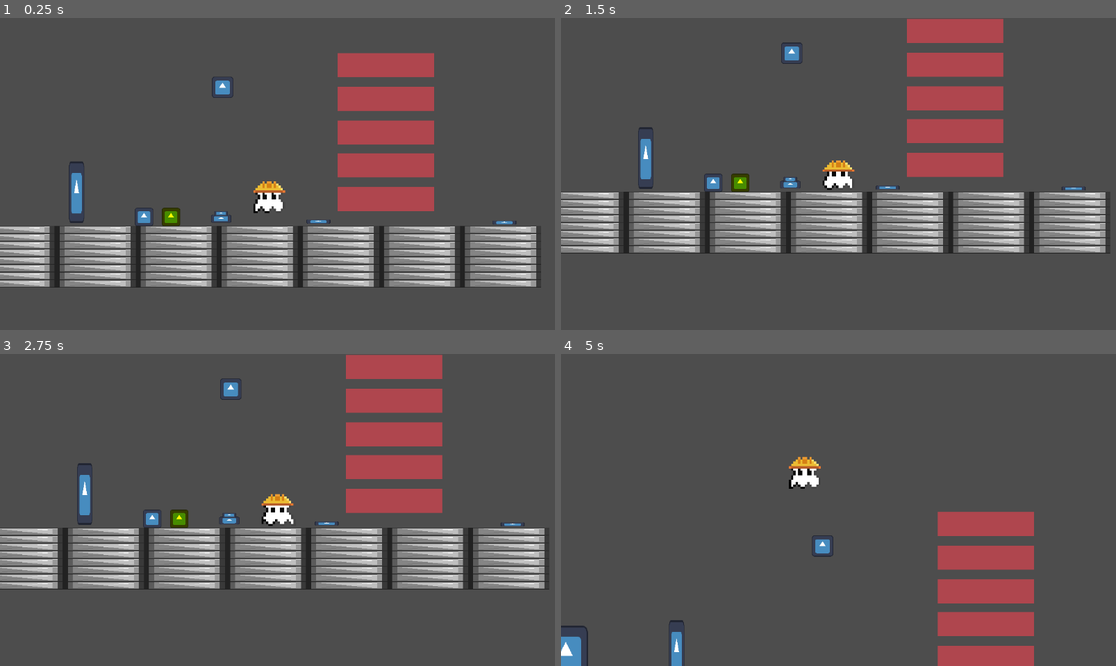
Above: before the commit, frames 1-4 (two rows, left to right).
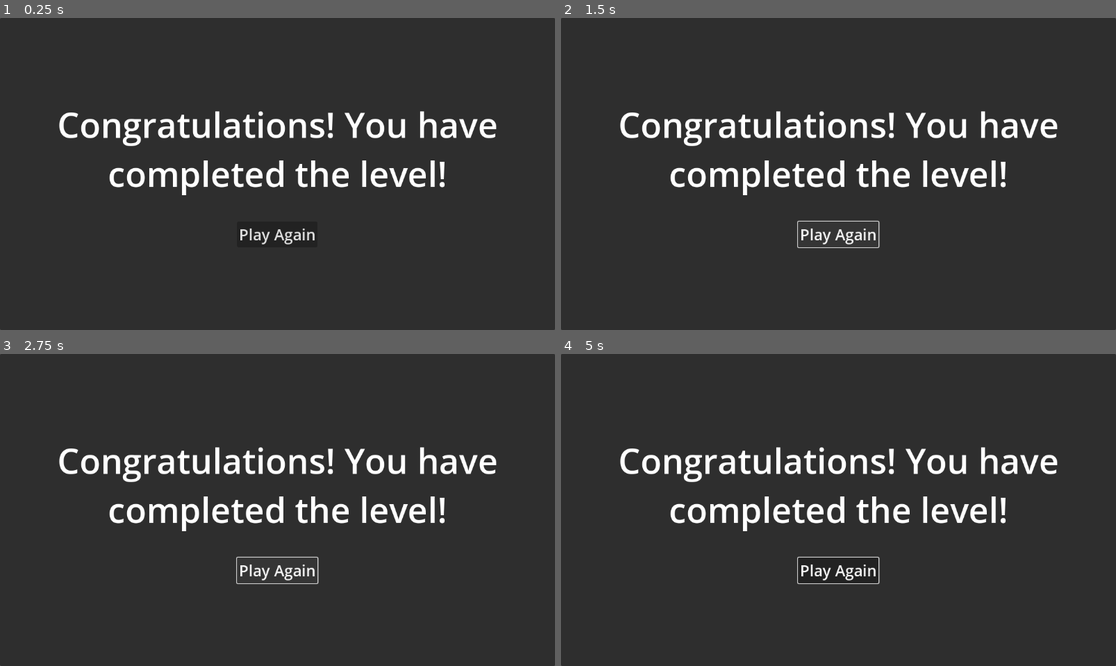
Above: after the commit, the same moments.

Repository: Monczak/warsztatyletni2025
Game: Godot game, scene res://src/Root.tscn
The game is run twice, just before and just after one commit, with the same random seed, the same clock (stepped at 60 frames per second) and the same inputs. The engine's default icon, where the game draws it, is replaced by a stand-in: a white triangle on a blue panel in a dark square.
Inputs (mouse positions are in pixels of both pictures, inside the frame that each line leads up to):
- Up to frame 1 (0.25 s): no input
- Up to frame 2 (1.5 s): click (838, 233) at 0.5 s, where only the run after the commit has a clickable "Play Again"; click (838, 233) at 1.25 s, where only the run after the commit has a clickable "Play Again"
- Up to frame 3 (2.75 s): click (277, 569) at 2 s, where only the run after the commit has a clickable "Play Again"
- Up to frame 4 (5 s): move the mouse to (960, 494) at 2.77 s; hold Up (Jump) 2.78-3.53 s; hold Right (MoveRight) 2.78-4.28 s; tap Z (Interact) at 2.85, 3.8, 4.35 s; click (960, 494) at 2.92 s; move the mouse to (727, 525) at 3.52 s; tap Up (Jump) at 3.6, 3.77, 4.07 s; move the mouse to (894, 441) at 4.27 s; hold Left (MoveLeft) from 4.28 s (still down); hold Up (Jump) from 4.28 s (still down)

The runs differ from the first frame. In frame 1, 95% of the frame differs, in the area x 0-100%, y 0-100%; in frame 2, 95%; in frame 3, 95%; in frame 4, 99%.
Error after the commit: Parse Error: Could not parse global class "Player" from "res://src/objects/Player.gd". (res://src/singletons/Game.gd:28)

Commit message:
Cherrypick background

Diff:
--- a/src/MonczakWorld.tscn
+++ b/src/MonczakWorld.tscn
@@ -1,6 +1,7 @@
-[gd_scene load_steps=2 format=3 uid="uid://cg3wme6btdskh"]
+[gd_scene load_steps=3 format=3 uid="uid://cg3wme6btdskh"]
 
 [ext_resource type="PackedScene" uid="uid://b307l3jmiw4cv" path="res://src/World.tscn" id="1_rodkb"]
+[ext_resource type="PackedScene" uid="uid://cc54w6n5ncad1" path="res://src/objects/Player.tscn" id="2_ndp7v"]
 
 [node name="World" instance=ExtResource("1_rodkb")]
 
--- a/src/SosivoWorld.tscn
+++ b/src/SosivoWorld.tscn
@@ -1,6 +1,7 @@
-[gd_scene load_steps=2 format=3 uid="uid://bcw3a4jrumaua"]
+[gd_scene load_steps=3 format=3 uid="uid://bcw3a4jrumaua"]
 
 [ext_resource type="PackedScene" uid="uid://b307l3jmiw4cv" path="res://src/World.tscn" id="1_i0g0t"]
+[ext_resource type="PackedScene" uid="uid://cc54w6n5ncad1" path="res://src/objects/Player.tscn" id="2_tbmnw"]
 
 [node name="World" instance=ExtResource("1_i0g0t")]
 
@@ -13,4 +14,9 @@
 [node name="MovingPlatform" parent="Level" index="4"]
 position = Vector2(306, 68)
 
+[node name="Player" parent="." index="2" instance=ExtResource("2_tbmnw")]
+position = Vector2(2, 16)
+animation_speed_idle = 5.0
+animation_speed_full_speed = 5.0
+
 [editable path="Level"]
--- a/src/World.tscn
+++ b/src/World.tscn
@@ -11,10 +11,9 @@
 script = ExtResource("1_fbkx8")
 player_tscn = ExtResource("2_2o6v2")
 
-[node name="Camera2D" type="Camera2D" parent="." node_paths=PackedStringArray("target")]
+[node name="Camera2D" type="Camera2D" parent="."]
 script = ExtResource("1_5iml6")
 acceleration = 5
-target = NodePath("../Level/Player")
 
 [node name="Level" parent="." instance=ExtResource("1_kbm2b")]
 
--- a/src/objects/Box.gd
+++ b/src/objects/Box.gd
@@ -3,10 +3,10 @@
 
 
 func on_interaction():
-    super.on_interaction()
-    print("On Interaction!")
+	super.on_interaction()
+	print("On Interaction!")
 
 
 func off_interaction():
-    super.off_interaction()
-    print("Off Interaction!")
+	super.off_interaction()
+	print("Off Interaction!")
--- a/src/objects/Box.tscn
+++ b/src/objects/Box.tscn
@@ -1,10 +1,10 @@
 [gd_scene load_steps=4 format=3 uid="uid://j0lb6kqeeuos"]
 
 [ext_resource type="Script" path="res://src/objects/Box.gd" id="1_ht6cj"]
-[ext_resource type="Texture2D" uid="uid://cabwwfn2u5qlb" path="res://icon.svg" id="2_hfy23"]
+[ext_resource type="Texture2D" uid="uid://ce37ffpagcawq" path="res://images/MetalicTile.png" id="2_es3p4"]
 
 [sub_resource type="RectangleShape2D" id="RectangleShape2D_f1gty"]
-size = Vector2(38, 38)
+size = Vector2(32, 32)
 
 [node name="Box" type="RigidBody2D"]
 z_index = 5
@@ -13,8 +13,8 @@
 script = ExtResource("1_ht6cj")
 
 [node name="Sprite2D" type="Sprite2D" parent="."]
-scale = Vector2(0.296875, 0.296875)
-texture = ExtResource("2_hfy23")
+scale = Vector2(2, 2)
+texture = ExtResource("2_es3p4")
 
 [node name="CollisionShape2D" type="CollisionShape2D" parent="."]
 shape = SubResource("RectangleShape2D_f1gty")
--- a/src/objects/Button.gd
+++ b/src/objects/Button.gd
@@ -24,32 +24,32 @@
 
 # Called when the node enters the scene tree for the first time.
 func _ready() -> void:
-    press_area.body_entered.connect(_on_press_area_entered)
-    press_area.body_exited.connect(_on_press_area_exited)
-    moving_part.set_can_sleep(false)
-    _orig_moving_part_pos = moving_part.position
+	press_area.body_entered.connect(_on_press_area_entered)
+	press_area.body_exited.connect(_on_press_area_exited)
+	moving_part.set_can_sleep(false)
+	_orig_moving_part_pos = moving_part.position
 
 
 # Called every frame. 'delta' is the elapsed time since the previous frame.
 func _process(delta: float) -> void:
-    _pressed = len(_pressing_objs)
+	_pressed = len(_pressing_objs)
 
-    _state = moving_part.position.y - _orig_moving_part_pos.y > press_threshold
-    if _state and not _prev_state:
-        trigger_interactions(true)
-    elif not _state and _prev_state:
-        trigger_interactions(false)
-    _prev_state = _state
+	_state = moving_part.position.y - _orig_moving_part_pos.y > press_threshold
+	if _state and not _prev_state:
+		trigger_interactions(true)
+	elif not _state and _prev_state:
+		trigger_interactions(false)
+	_prev_state = _state
 
 
 func _on_press_area_entered(body: Node2D) -> void:
-    _pressing_objs.append(body)
+	_pressing_objs.append(body)
 
 
 func _on_press_area_exited(body: Node2D) -> void:
-    _pressing_objs.erase(body)
+	_pressing_objs.erase(body)
 
 
 func _physics_process(delta: float) -> void:
-    var dir := Vector2.DOWN if _pressed else Vector2.UP
-    moving_part.apply_central_force(button_force * dir)
+	var dir := Vector2.DOWN if _pressed else Vector2.UP
+	moving_part.apply_central_force(button_force * dir)
--- a/src/objects/Button.tscn
+++ b/src/objects/Button.tscn
@@ -1,16 +1,17 @@
-[gd_scene load_steps=6 format=3 uid="uid://yh50ob3gsxfb"]
+[gd_scene load_steps=7 format=3 uid="uid://yh50ob3gsxfb"]
 
-[ext_resource type="Texture2D" uid="uid://cabwwfn2u5qlb" path="res://icon.svg" id="1_1pseh"]
 [ext_resource type="Script" path="res://src/objects/Button.gd" id="1_oyj55"]
+[ext_resource type="Texture2D" uid="uid://blcajq17xmuuo" path="res://images/ButtonDownPart.png" id="2_13rx2"]
+[ext_resource type="Texture2D" uid="uid://foii74pvx7av" path="res://images/ButtonUpPart.png" id="3_862g8"]
 
 [sub_resource type="RectangleShape2D" id="RectangleShape2D_djdu7"]
-size = Vector2(42, 16)
+size = Vector2(20, 8)
 
 [sub_resource type="RectangleShape2D" id="RectangleShape2D_wqd3i"]
-size = Vector2(28, 10)
+size = Vector2(12, 8)
 
 [sub_resource type="RectangleShape2D" id="RectangleShape2D_wxp0a"]
-size = Vector2(30, 20)
+size = Vector2(16, 20)
 
 [node name="Button" type="StaticBody2D"]
 collision_layer = 2
@@ -19,10 +20,13 @@
 button_force = 4000.0
 
 [node name="Sprite2D" type="Sprite2D" parent="."]
-scale = Vector2(0.328125, 0.125)
-texture = ExtResource("1_1pseh")
+modulate = Color(1, 0.560784, 0.403922, 1)
+position = Vector2(0, -8)
+scale = Vector2(2, 2)
+texture = ExtResource("2_13rx2")
 
 [node name="CollisionShape2D" type="CollisionShape2D" parent="."]
+position = Vector2(0, 4)
 shape = SubResource("RectangleShape2D_djdu7")
 
 [node name="MovingPart" type="RigidBody2D" parent="."]
@@ -35,10 +39,12 @@
 max_contacts_reported = 10
 
 [node name="Sprite2D" type="Sprite2D" parent="MovingPart"]
-scale = Vector2(0.21875, 0.078125)
-texture = ExtResource("1_1pseh")
+modulate = Color(0.820008, 0, 0.294602, 1)
+scale = Vector2(2, 2)
+texture = ExtResource("3_862g8")
 
 [node name="CollisionShape2D" type="CollisionShape2D" parent="MovingPart"]
+position = Vector2(0, 8)
 shape = SubResource("RectangleShape2D_wqd3i")
 
 [node name="GrooveJoint2D" type="GrooveJoint2D" parent="."]
@@ -53,5 +59,5 @@
 collision_mask = 5
 
 [node name="CollisionShape2D" type="CollisionShape2D" parent="PressArea"]
-position = Vector2(0, -13)
+position = Vector2(0, -7)
 shape = SubResource("RectangleShape2D_wxp0a")
--- a/src/objects/Exit.gd
+++ b/src/objects/Exit.gd
@@ -4,9 +4,9 @@
 
 
 func _ready() -> void:
-    trigger_area.body_entered.connect(_on_trigger_area_entered)
+	trigger_area.body_entered.connect(_on_trigger_area_entered)
 
 
 func _on_trigger_area_entered(body: Node2D) -> void:
-    if body is Player:
-        Game.handle_victory()
+	if body is Player:
+		Game.handle_victory()
--- a/src/objects/Player.gd
+++ b/src/objects/Player.gd
@@ -31,44 +31,44 @@
 
 
 func _calculate_gravity() -> Vector2:
-    var gravity := get_gravity()
-    var is_jumping = Input.is_action_pressed("Jump")
+	var gravity := get_gravity()
+	var is_jumping = Input.is_action_pressed("Jump")
 
-    if is_jumping and velocity.y < -0.01:
-        gravity *= jump_gravity_multiplier
-    elif velocity.y < -0.01:
-        gravity *= fall_gravity_multiplier
+	if is_jumping and velocity.y < -0.01:
+		gravity *= jump_gravity_multiplier
+	elif velocity.y < -0.01:
+		gravity *= fall_gravity_multiplier
 
-    return gravity
+	return gravity
 
 
 func _on_body_entered_interaction_area(body: Node2D) -> void:
-    if body is PlayerInteractable:
-        _player_interactables.append(body)
+	if body is PlayerInteractable:
+		_player_interactables.append(body)
 
 
 func _on_body_exited_interaction_area(body: Node2D) -> void:
-    if body is PlayerInteractable:
-        _player_interactables.erase(body)
+	if body is PlayerInteractable:
+		_player_interactables.erase(body)
 
 
 func _interact() -> void:
-    if _grabbed_interactable != null:
-        _grabbed_interactable.unfix_position()
-        _grabbed_interactable.off_interaction()
-        _grabbed_interactable = null
-    else:
-        if len(_player_interactables) == 0:
-            return
+	if _grabbed_interactable != null:
+		_grabbed_interactable.unfix_position()
+		_grabbed_interactable.off_interaction()
+		_grabbed_interactable = null
+	else:
+		if len(_player_interactables) == 0:
+			return
 
-        var nearest_interactable = _player_interactables[0]
-        for interactable in _player_interactables:
-            var distance: float = (interactable.position - position).length()
-            if distance < (nearest_interactable.position - position).length():
-                nearest_interactable = interactable
+		var nearest_interactable = _player_interactables[0]
+		for interactable in _player_interactables:
+			var distance: float = (interactable.position - position).length()
+			if distance < (nearest_interactable.position - position).length():
+				nearest_interactable = interactable
 
-        _grabbed_interactable = nearest_interactable
-        _grabbed_interactable.on_interaction()
+		_grabbed_interactable = nearest_interactable
+		_grabbed_interactable.on_interaction()
 
 
 func _ready() -> void:
@@ -82,24 +82,24 @@
 
 
 func _process(delta: float) -> void:
-    if Input.is_action_just_pressed("Interact"):
-        _interact()
+	if Input.is_action_just_pressed("Interact"):
+		_interact()
 
-    if _grabbed_interactable != null:
-        _grabbed_interactable.fix_position(grab_point.global_position, velocity)
+	if _grabbed_interactable != null:
+		_grabbed_interactable.fix_position(grab_point.global_position, velocity)
 
-    _animate_sprite()
+	_animate_sprite()
 
 
 func _animate_sprite() -> void:
-    var time = Time.get_ticks_msec() / 1000.0
-    var vel_ratio = inverse_lerp(0, max_speed, abs(velocity.x))
-    var anim_speed = lerp(animation_speed_idle, animation_speed_full_speed, vel_ratio)
+	var time = Time.get_ticks_msec() / 1000.0
+	var vel_ratio = inverse_lerp(0, max_speed, abs(velocity.x))
+	var anim_speed = lerp(animation_speed_idle, animation_speed_full_speed, vel_ratio)
 
-    if velocity.x < -0.01:
-        _facing_right = false
-    elif velocity.x > 0.01:
-        _facing_right = true
+	if velocity.x < -0.01:
+		_facing_right = false
+	elif velocity.x > 0.01:
+		_facing_right = true
 
     if time - _last_frame_change_time > 1.0 / anim_speed:
         _current_frame += -1 if _facing_right else 1
@@ -110,30 +110,30 @@
 
 
 func _physics_process(delta: float) -> void:
-    if not is_on_floor():
-        velocity += _calculate_gravity() * delta
+	if not is_on_floor():
+		velocity += _calculate_gravity() * delta
 
-    if _apply_impulse_velocity:
-        velocity = _impulse_velocity
-        _apply_impulse_velocity = false
+	if _apply_impulse_velocity:
+		velocity = _impulse_velocity
+		_apply_impulse_velocity = false
 
-    if Input.is_action_just_pressed("Jump") and _controls_enabled and is_on_floor():
-        velocity.y = jump_velocity
+	if Input.is_action_just_pressed("Jump") and _controls_enabled and is_on_floor():
+		velocity.y = jump_velocity
 
-    var direction := Input.get_axis("MoveLeft", "MoveRight")
-    if direction and _controls_enabled:
-        velocity.x = move_toward(velocity.x, direction * max_speed, acceleration * delta)
-    else:
-        velocity.x = move_toward(velocity.x, 0, acceleration * delta)
+	var direction := Input.get_axis("MoveLeft", "MoveRight")
+	if direction and _controls_enabled:
+		velocity.x = move_toward(velocity.x, direction * max_speed, acceleration * delta)
+	else:
+		velocity.x = move_toward(velocity.x, 0, acceleration * delta)
 
-    move_and_slide()
+	move_and_slide()
 
 
 func apply_impulse_velocity(vel: Vector2) -> void:
-    _apply_impulse_velocity = true
-    _impulse_velocity = vel
+	_apply_impulse_velocity = true
+	_impulse_velocity = vel
 
 
 func _on_death() -> void:
-    print("I am dead")
-    Game.handle_player_death()
+	print("I am dead")
+	Game.handle_player_death()
--- a/src/objects/Player.tscn
+++ b/src/objects/Player.tscn
@@ -4,11 +4,11 @@
 [ext_resource type="Texture2D" uid="uid://dlkmnkpb2xxfu" path="res://images/Ghost.png" id="2_vclgv"]
 
 [sub_resource type="CapsuleShape2D" id="CapsuleShape2D_buivh"]
-radius = 37.0
-height = 74.0
+radius = 16.0
+height = 32.0
 
 [sub_resource type="RectangleShape2D" id="RectangleShape2D_fufc6"]
-size = Vector2(132, 132)
+size = Vector2(64, 64)
 
 [node name="Player" type="CharacterBody2D"]
 collision_mask = 6
@@ -19,7 +19,7 @@
 animation_speed_full_speed = 15.0
 
 [node name="Sprite2D" type="Sprite2D" parent="."]
-scale = Vector2(4.75, 4.75)
+scale = Vector2(2, 2)
 texture = ExtResource("2_vclgv")
 hframes = 5
 
@@ -27,7 +27,7 @@
 shape = SubResource("CapsuleShape2D_buivh")
 
 [node name="GrabPoint" type="Node2D" parent="."]
-position = Vector2(0, -74)
+position = Vector2(0, -48)
 
 [node name="InteractionArea" type="Area2D" parent="."]
 collision_mask = 4
--- a/src/sosivo/scripts/MovingObject.gd
+++ b/src/sosivo/scripts/MovingObject.gd
@@ -31,13 +31,13 @@
 
 # Called every frame. 'delta' is the elapsed time since the previous frame.
 func _physics_process(delta : float) -> void:
-    #const closeToZero : float = 1
-    #var desiredRelocation : Vector2 = Vector2.ZERO
+	#const closeToZero : float = 1
+	#var desiredRelocation : Vector2 = Vector2.ZERO
 #
-    #if _originFlag:
-        #desiredRelocation = _origin - position
-    #else:
-        #desiredRelocation = _destination - position
+	#if _originFlag:
+		#desiredRelocation = _origin - position
+	#else:
+		#desiredRelocation = _destination - position
 
     #if desiredRelocation.length() > closeToZero:
         #position = lerp(position, position + desiredRelocation.normalized(), _acceleration * delta)
@@ -52,5 +52,5 @@
 
 
 #func _integrate_forces(_state: PhysicsDirectBodyState2D) -> void:
-    #_rb.linear_velocity = velocity
-    #transform.position = (Vector2)transform.position + desiredRelocation;
+	#_rb.linear_velocity = velocity
+	#transform.position = (Vector2)transform.position + desiredRelocation;
--- a/src/sosivo/scripts/ObjectInteractable.gd
+++ b/src/sosivo/scripts/ObjectInteractable.gd
@@ -1,14 +1,14 @@
 extends Node2D
 class_name ObjectInteractable
 func OnInteraction() -> void:
-    pass
+	pass
 func OffInteraction() -> void:
-    pass
+	pass
 # Called when the node enters the scene tree for the first time.
 func _ready() -> void:
-    pass # Replace with function body.
+	pass # Replace with function body.
 
 
 # Called every frame. 'delta' is the elapsed time since the previous frame.
 func _process(_delta: float) -> void:
-    pass
+	pass
Binary file added: images/balls_background.png
Not shown, added: images/balls_background.png.import
